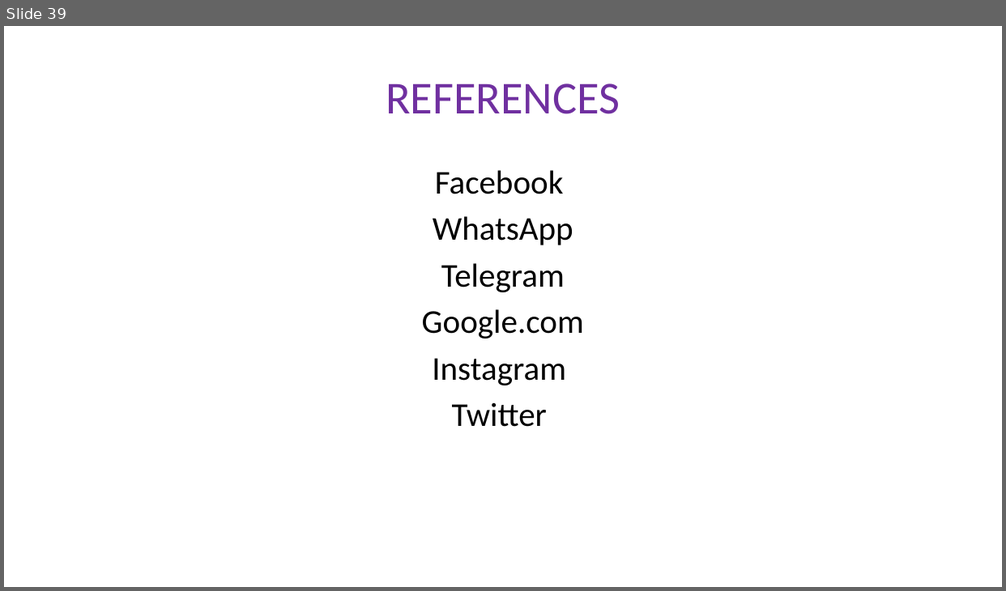
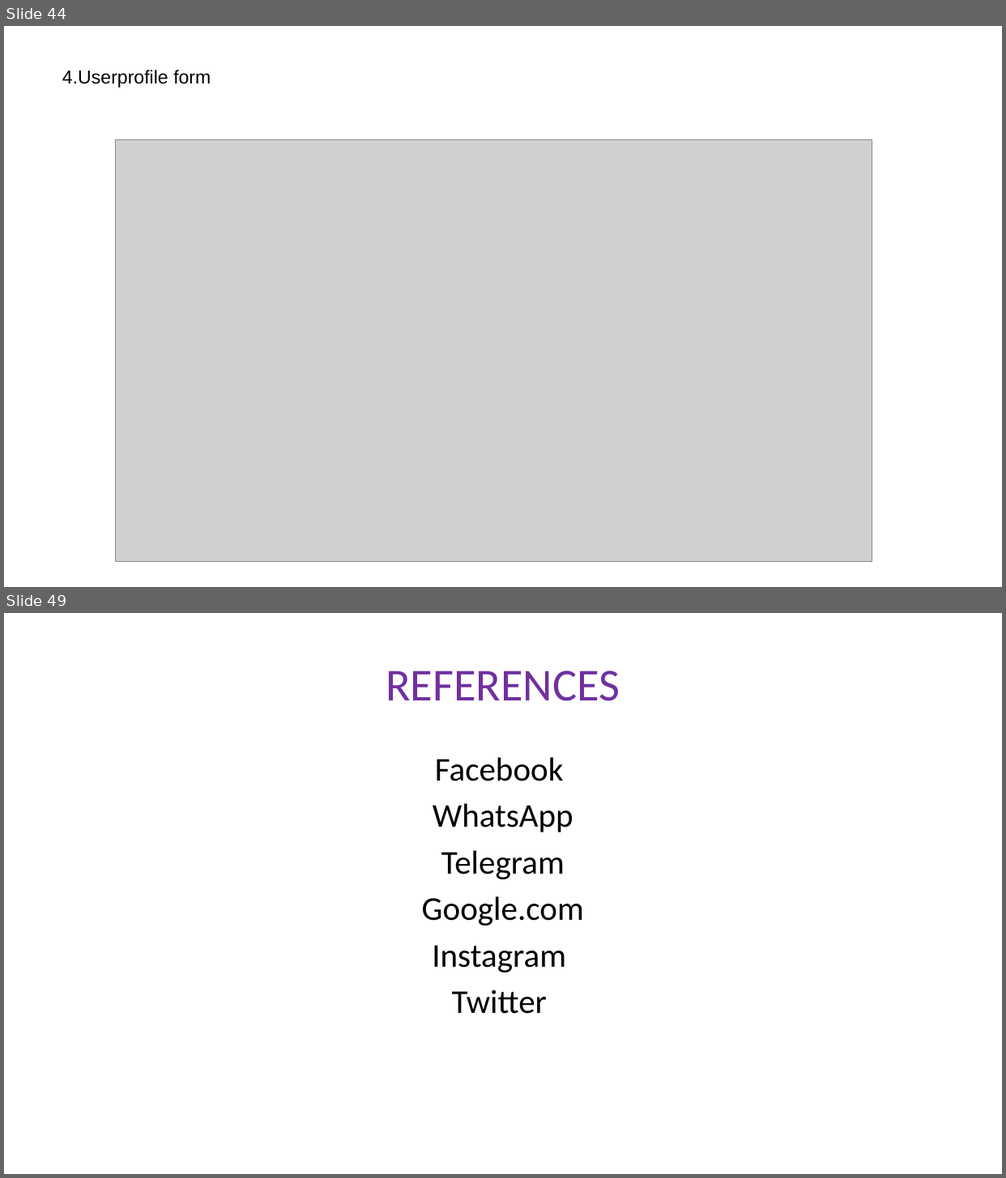
Before and after one commit to gaurangkumar/laravel-social-media, a slide deck: docs/agwis.pptx. Shown one above the other, each under a label of ours: slide 39 before the commit, slides 44 and 49 after it; the slides between them are not shown. The pictures are 1006x591 and 1006x1178 pixels, drawn with LibreOffice and Linux fonts; fonts in the diff are those of the drawing; grey boxes stand for pictures. Boxes give left, top, right and bottom in pixels: in the first picture for what was removed or moved away, otherwise in the second. Text is boxed around its words. In the diff, an @@ line names an element or a change of style, - is before the commit and + after.

```diff
--- a/docs/agwis.pptx
+++ b/docs/agwis.pptx
@@ slide 44 added at bbox=[4, 26, 1002, 587], background #FFFFFF @@
@@ text added at bbox=[62, 70, 211, 88], 18 pt, text #000000 @@
+4.Userprofile form
@@ picture added at bbox=[116, 139, 872, 562] @@
@@ what was slide 39 is now slide 49 @@
```
Also in this commit, not shown: 6 slides changed, 10 other slides added, 1 slide removed, 1 other file.
